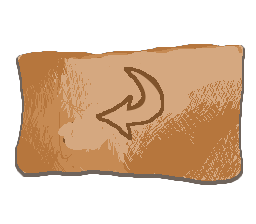
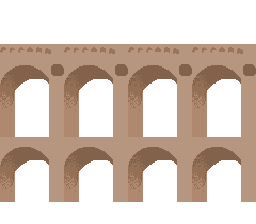
Layers edited between the first and the second w=256, h=224 image:
hid "Forma 2" over [17, 44, 243, 181]
showed group "lapa" (3 layers) over [0, 44, 256, 202]
